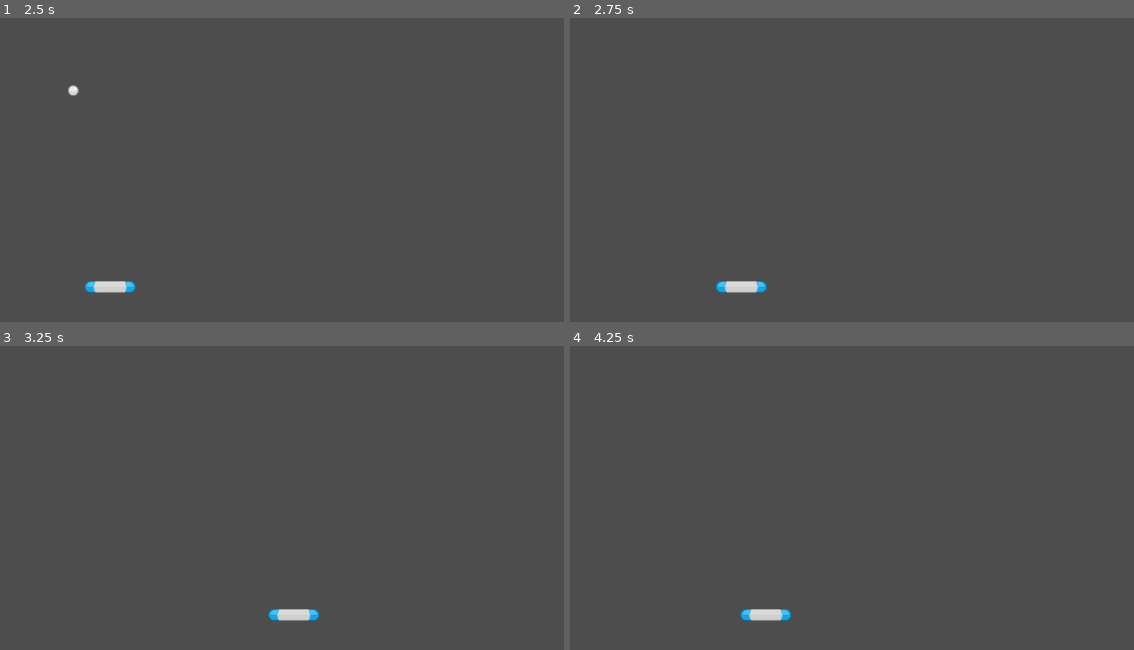
Above: before the commit, frames 1-4 (two rows, left to right).
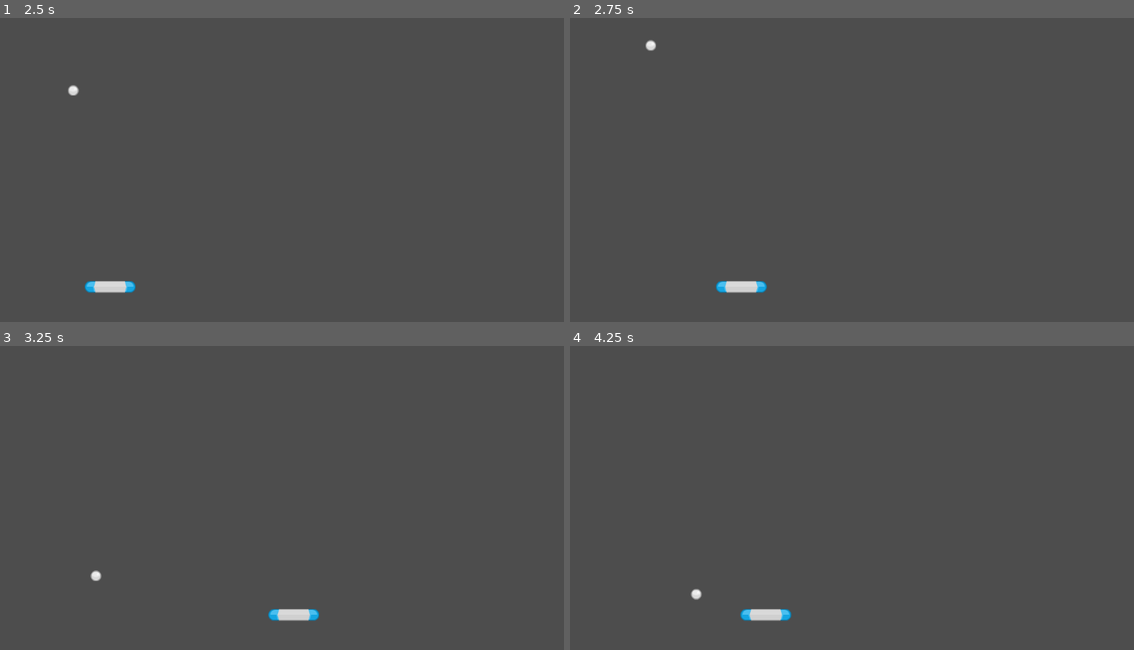
Above: after the commit, the same moments.

Repository: Quinn-Donnelly/breakout
Game: Godot game, scene res://scene/game.tscn
Same seed, same stepped clock (60 frames per second), same inputs: the game is played once before the commit and once after it.
Inputs:
- Up to frame 1 (2.5 s): tap Enter (init_hit) at 0.5, 1.35 s; hold D (move_right) 0.53-1.28 s; hold Enter (init_hit) 0.53-1.28 s; hold A (move_left) 1.28-2.03 s; hold D (move_right) from 2.03 s (still down); hold Enter (init_hit) from 2.03 s (still down)
- Up to frame 2 (2.75 s): keep holding D (move_right); keep holding Enter (init_hit)
- Up to frame 3 (3.25 s): keep holding D (move_right); release Enter (init_hit) at 2.78 s; tap Enter (init_hit) at 2.85 s
- Up to frame 4 (4.25 s): release D (move_right) at 3.53 s; hold A (move_left) from 3.53 s (still down); hold Enter (init_hit) from 3.53 s (still down)

Frame 1 is identical in both runs. In frame 2, less than 0.1% of the frame differs, in the area x 13-16%, y 7-11%; in frame 3, less than 0.1%; in frame 4, less than 0.1%.

Commit message:
feat: implement bounce
- refactor to movement to avoid global name collision
- bounce off paddle has weird physics right now
- Wall bounce implemented based on screen rect

Diff:
--- a/components/velocity.gd
+++ b/components/movement.gd
@@ -13,6 +13,11 @@
 func _physics_process(delta: float) -> void:
 	get_parent().position += velocity * delta
 
+	if get_parent().global_position.x < 0 or get_parent().global_position.x > get_viewport().get_visible_rect().size.x:
+		velocity.x = -velocity.x
+	if get_parent().global_position.y < 0:
+		velocity.y = -velocity.y
+
 func initial_hit() -> void:
 	velocity += Vector2(0, -1 * speed)
 
--- a/components/velocity_component.gd
+++ /dev/null
@@ -1,18 +0,0 @@
-class_name Velocity
-extends Node
-
-## Speed at which ball will be launched
-@export var initialHitSpeed: float
-var velocity: Vector2 = Vector2(0,0)
-var hasHit: bool = false
-
-func _ready() -> void:
-	get_parent().set_meta(Constants.VELOCITY_COMPONENT, self)
-	EventBus.initial_hit.connect(self.initial_hit)
-
-func _physics_process(delta: float) -> void:
-	get_parent().position.y += velocity.y * delta
-	get_parent().position.x += velocity.x * delta
-
-func initial_hit() -> void:
-	velocity += Vector2(0, -1 * initialHitSpeed)
--- a/scene/ball/ball.tscn
+++ b/scene/ball/ball.tscn
@@ -1,7 +1,7 @@
 [gd_scene load_steps=6 format=3 uid="uid://cr80flhqcln88"]
 
 [ext_resource type="Texture2D" uid="uid://0dhcjsav2s2v" path="res://assets/png/ballGrey.png" id="1_rrvam"]
-[ext_resource type="Script" uid="uid://k33ia13p2wan" path="res://components/velocity.gd" id="2_q3mu5"]
+[ext_resource type="Script" uid="uid://k33ia13p2wan" path="res://components/movement.gd" id="2_q3mu5"]
 [ext_resource type="Script" uid="uid://7f0o34qxdq5m" path="res://scene/ball/ball_damage_component.gd" id="3_xuwn7"]
 [ext_resource type="Script" uid="uid://cs0wlu5gi847k" path="res://components/bounce.gd" id="4_mcgcx"]
 
@@ -16,7 +16,7 @@
 [node name="CollisionShape2D" type="CollisionShape2D" parent="."]
 shape = SubResource("CircleShape2D_q3mu5")
 
-[node name="VelocityComponent" type="Node" parent="."]
+[node name="MovementComponent" type="Node" parent="."]
 script = ExtResource("2_q3mu5")
 speed = 50.0
 
Renamed: components/velocity.gd.uid -> components/movement.gd.uid
Not shown, removed: components/velocity_component.gd.uid
